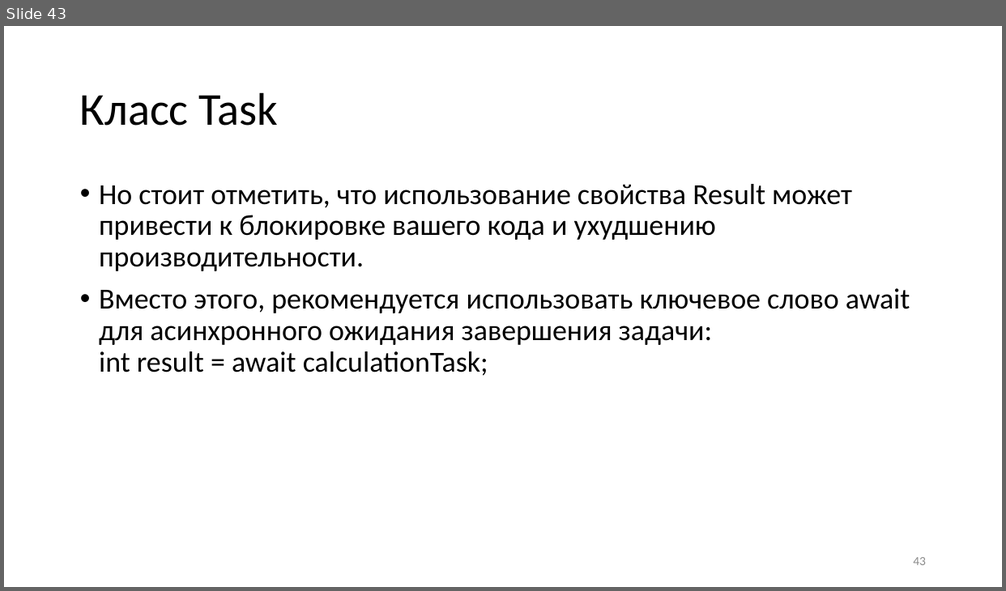
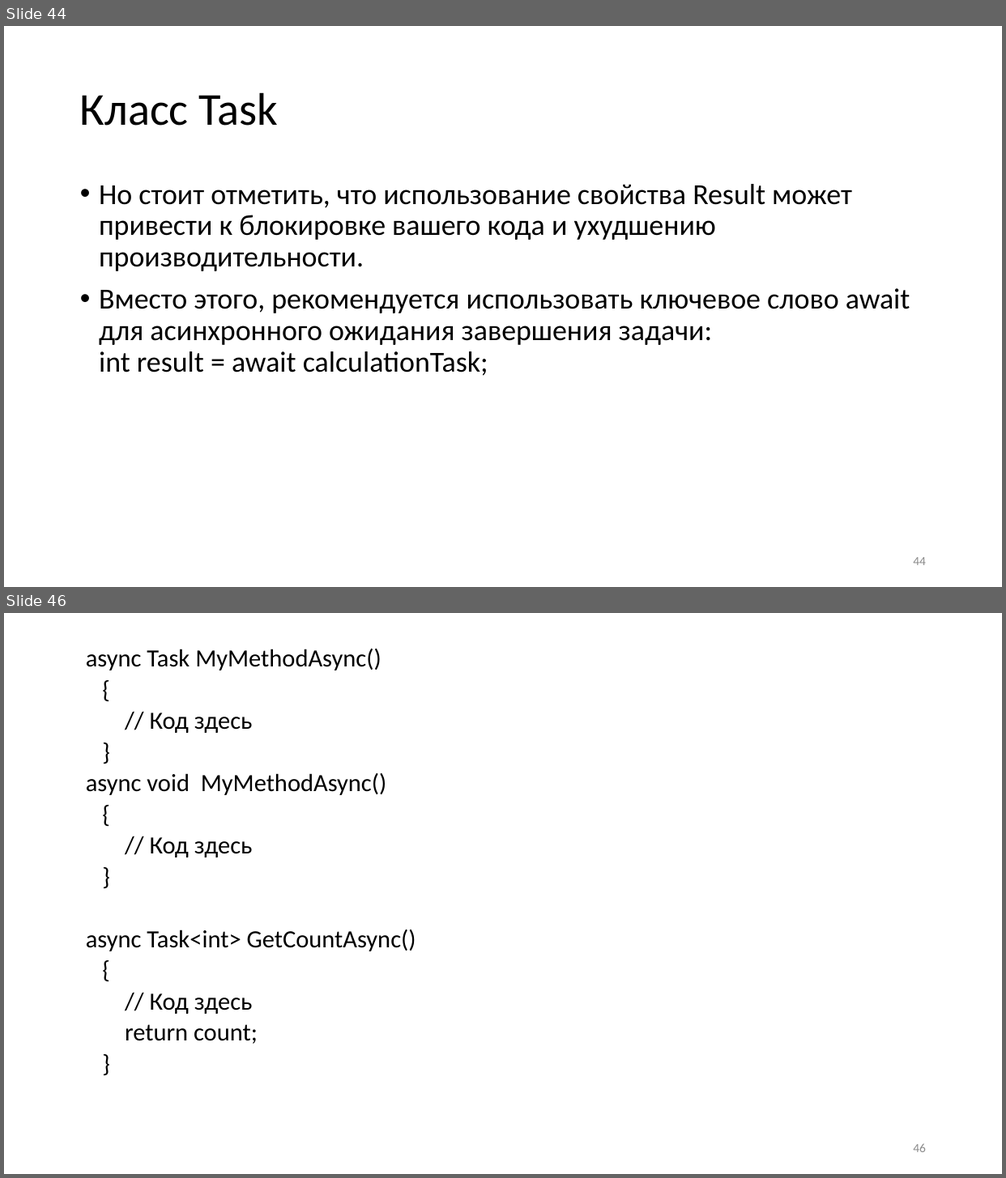
Before and after one commit to blockin90/Programming_PIB, a slide deck: Лекции/3 семестр/Часть 3/Программирование лекция 3.3.pptx. Shown one above the other, each under a label of ours: slide 43 before the commit, slides 44 and 46 after it; the slides between them are not shown. The pictures are 1006x591 and 1006x1178 pixels, drawn with LibreOffice and Linux fonts; fonts in the diff are those of the drawing. Boxes give left, top, right and bottom in pixels: in the first picture for what was removed or moved away, otherwise in the second. Text is boxed around its words. In the diff, an @@ line names an element or a change of style, - is before the commit and + after.

```diff
--- a/Лекции/3 семестр/Часть 3/Программирование лекция 3.3.pptx
+++ b/Лекции/3 семестр/Часть 3/Программирование лекция 3.3.pptx
@@ slide 46 added at <box>4,613,1002,1174</box>, background #FFFFFF @@
@@ text added at <box>86,649,416,1044</box>, 23.8 pt, text #000000 @@
+async Task MyMethodAsync()
+{
+// Код здесь
+}
+async void MyMethodAsync()
+{
+// Код здесь
+}
+async Task<int> GetCountAsync()
+{
+// Код здесь
+return count;
+}
@@ page number added at <box>913,1144,926,1152</box>, 12 pt, text #8C8C8C @@
+46
@@ what was slide 43 is now slide 44 @@
@@ page number at <box>913,557,926,565</box>: text changed @@
-43
+44
```
Also in this commit, not shown: 2 slides changed, 5 other slides added, 1 slide removed.
